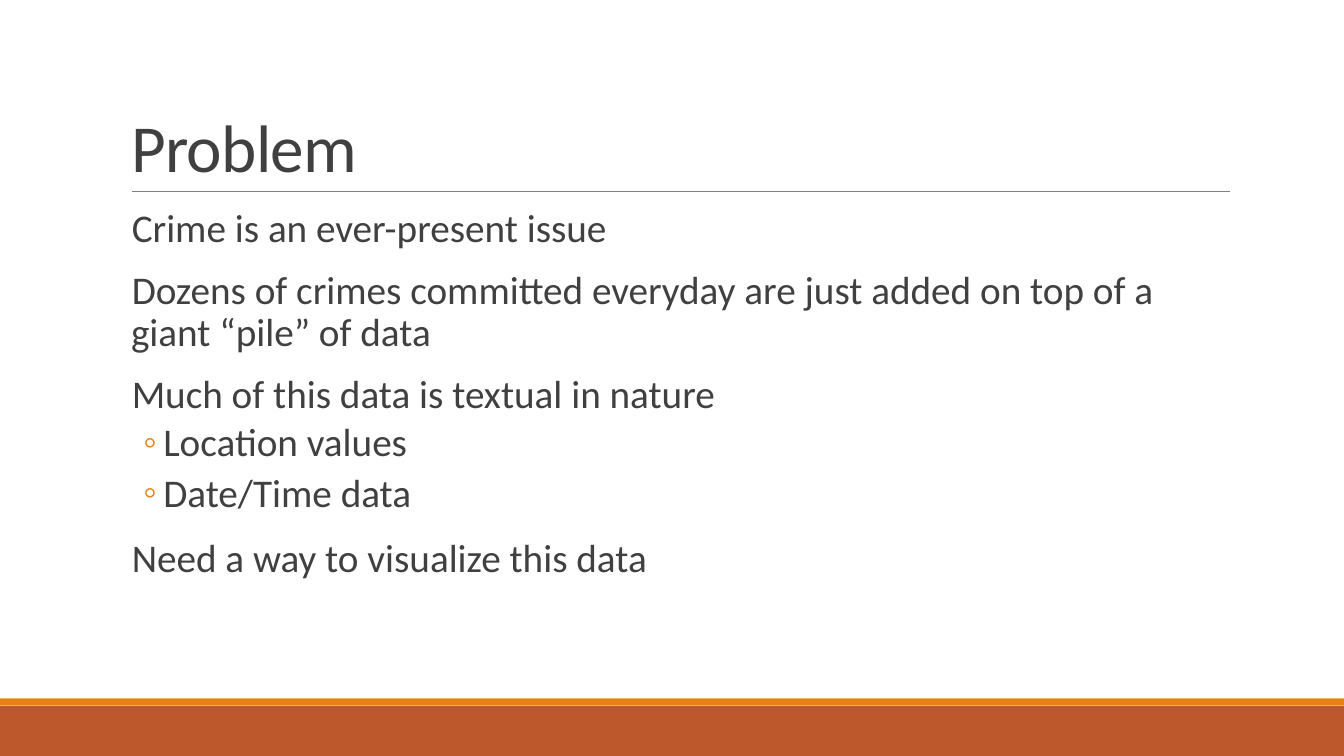
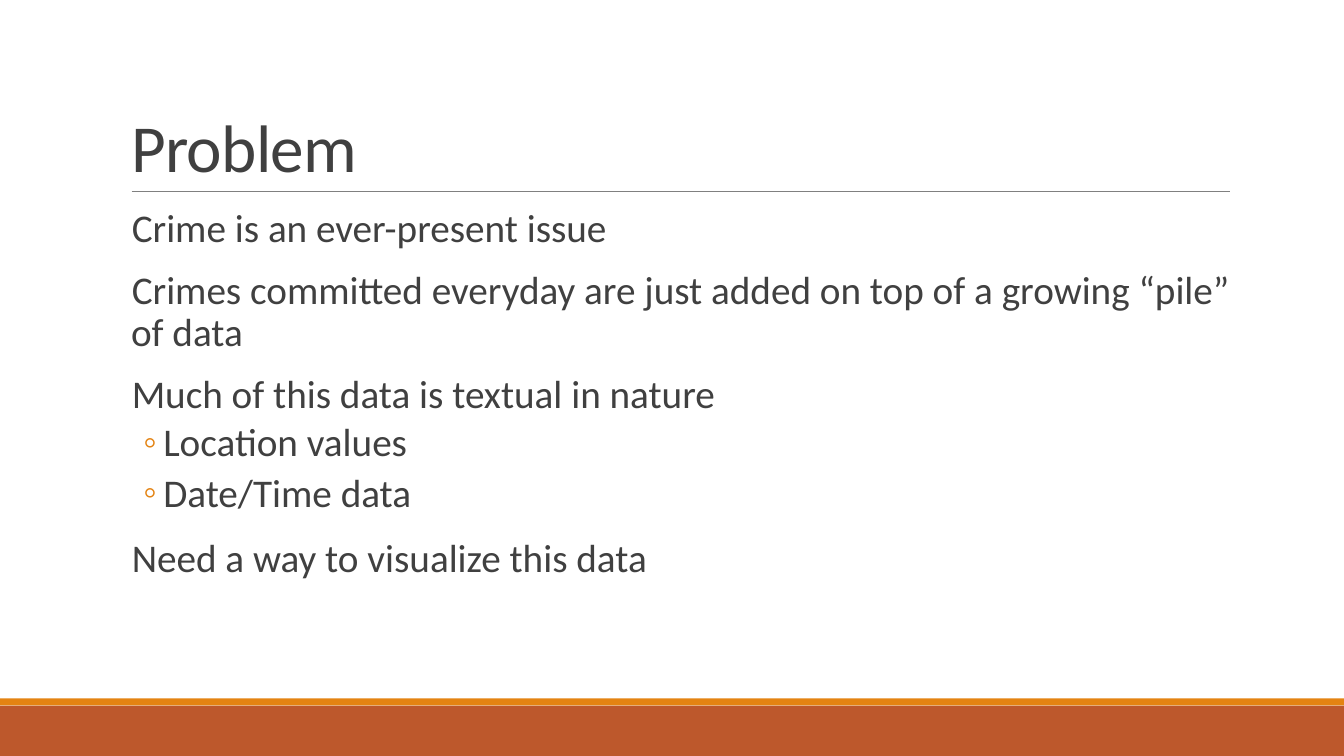
Before and after one commit to Bret-Finley/crime, a slide deck: slide 2 of docs/presentation.pptx. Drawn at 1344x756 pixels with LibreOffice and Linux fonts; fonts in the diff are those of the drawing. Boxes give left, top, right and bottom in pixels: in the first picture for what was removed or moved away, otherwise in the second. Text is boxed around its words. In the diff, an @@ line names an element or a change of style, - is before the commit and + after.

```diff
--- a/docs/presentation.pptx
+++ b/docs/presentation.pptx
@@ text at (131, 276, 1230, 347): text changed @@
-  Dozens of crimes committed everyday are just added on top of a giant “pile” of data
+  Crimes committed everyday are just added on top of a growing “pile” of data
```
Also in this commit, not shown: 5 other slides changed, 3 other files.
